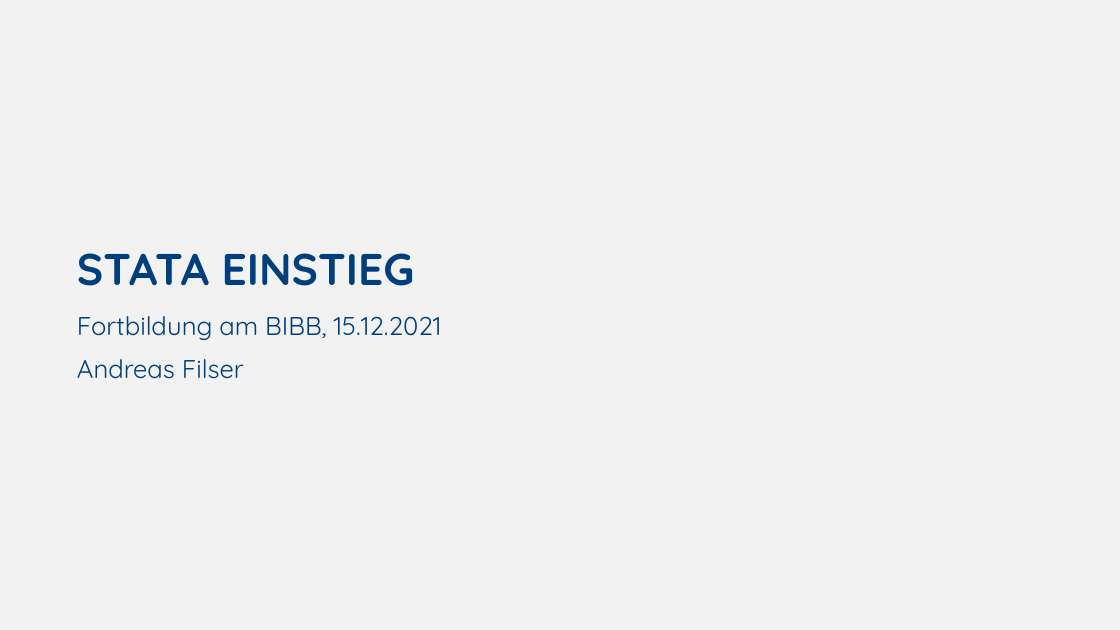
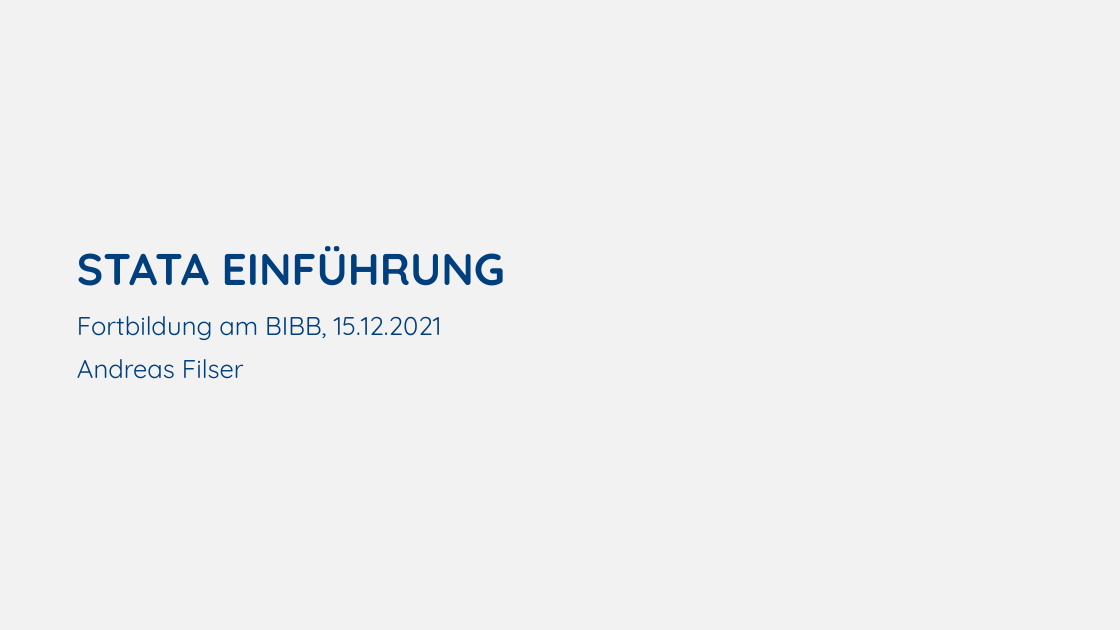
Before and after one commit to filius23/StataBIBB2, a slide deck: slide 1 of Statakurs am BIBB.pptx. Drawn at 1120x630 pixels with LibreOffice and Linux fonts; fonts in the diff are those of the drawing; background and template pictures are left out. Boxes give left, top, right and bottom in pixels: in the first picture for what was removed or moved away, otherwise in the second. Text is boxed around its words. In the diff, an @@ line names an element or a change of style, - is before the commit and + after.

```diff
--- a/Statakurs am BIBB.pptx
+++ b/Statakurs am BIBB.pptx
@@ title at bbox=[77, 246, 505, 286]: text changed @@
-STATA EINSTIEG
+STATA EINFÜHRUNG
```
Also in this commit, not shown: 2 other slides changed, 29 other files.
